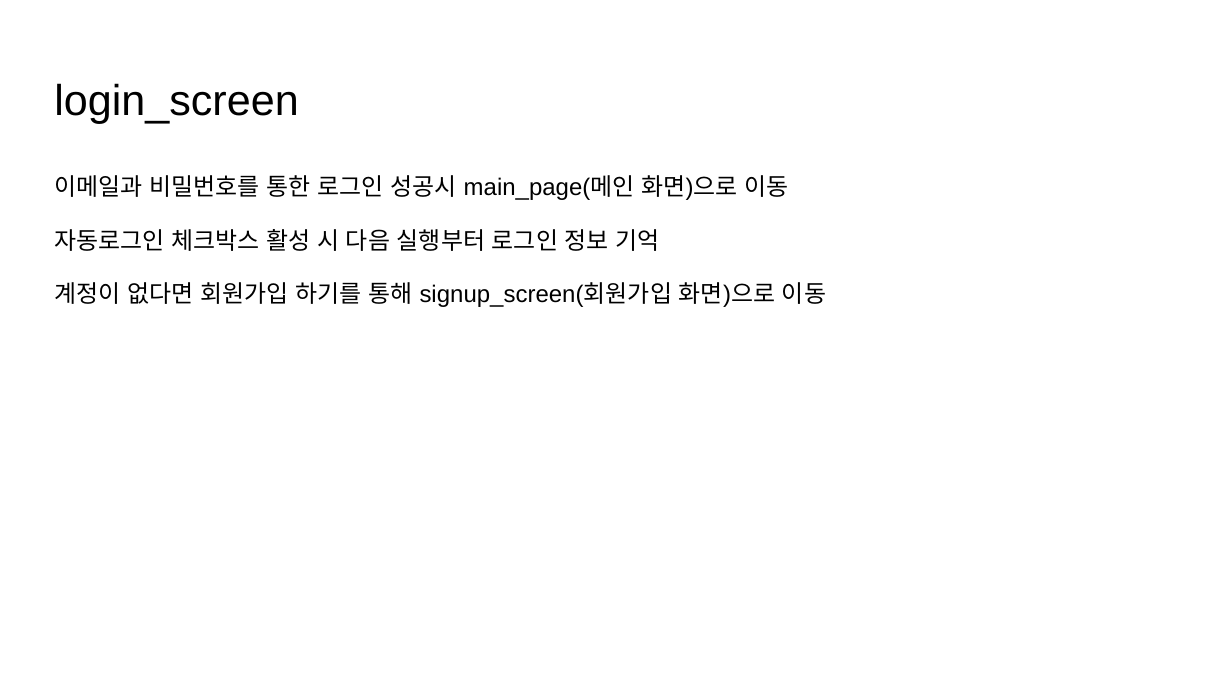
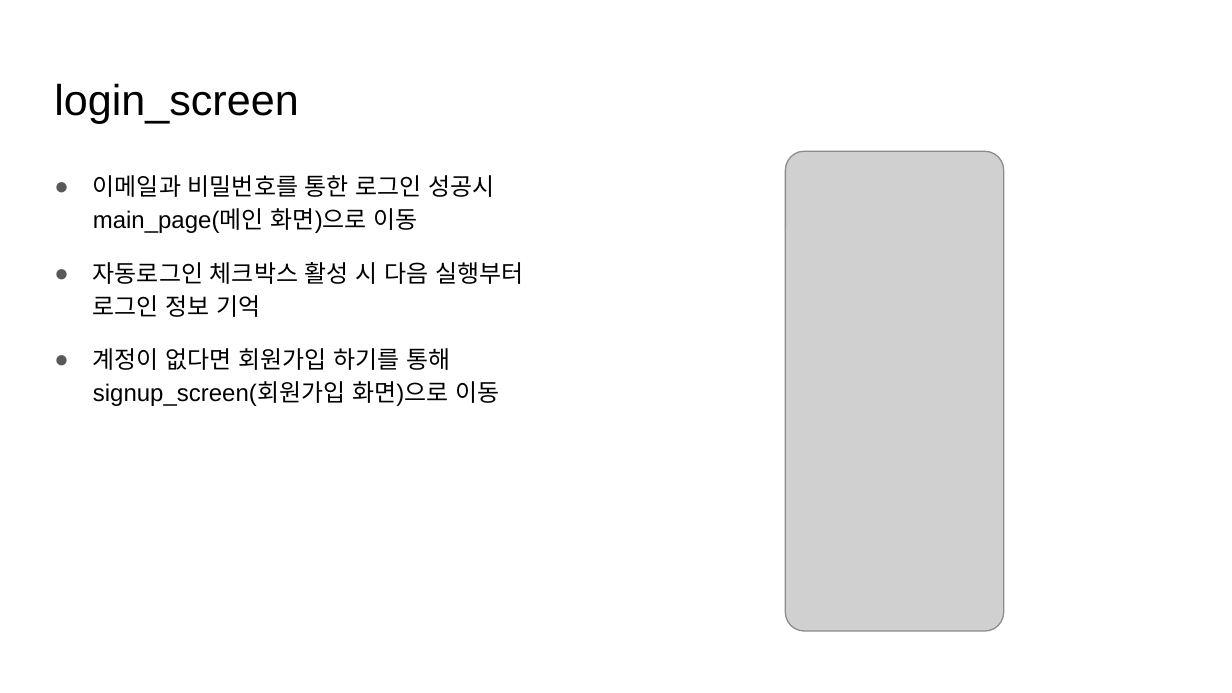
Before and after one commit to yurei55/TIL, a slide deck: slide 10 of K-TASTE/K-Taste.pptx (slide 8 before the commit). Drawn at 1232x693 pixels with LibreOffice and Linux fonts; fonts in the diff are those of the drawing; grey boxes stand for pictures. Boxes give left, top, right and bottom in pixels: in the first picture for what was removed or moved away, otherwise in the second. Text is boxed around its words. In the diff, an @@ line names an element or a change of style, - is before the commit and + after.

```diff
--- a/K-TASTE/K-Taste.pptx
+++ b/K-TASTE/K-Taste.pptx
@@ text "이메일과 비밀번호를 통한 로그인 성공시 ..." at (93,175,523,406): bullet none to ● @@
@@ picture added at (785,152,1003,631) @@
```
Also in this commit, not shown: 10 other slides changed, 2 slides added.
